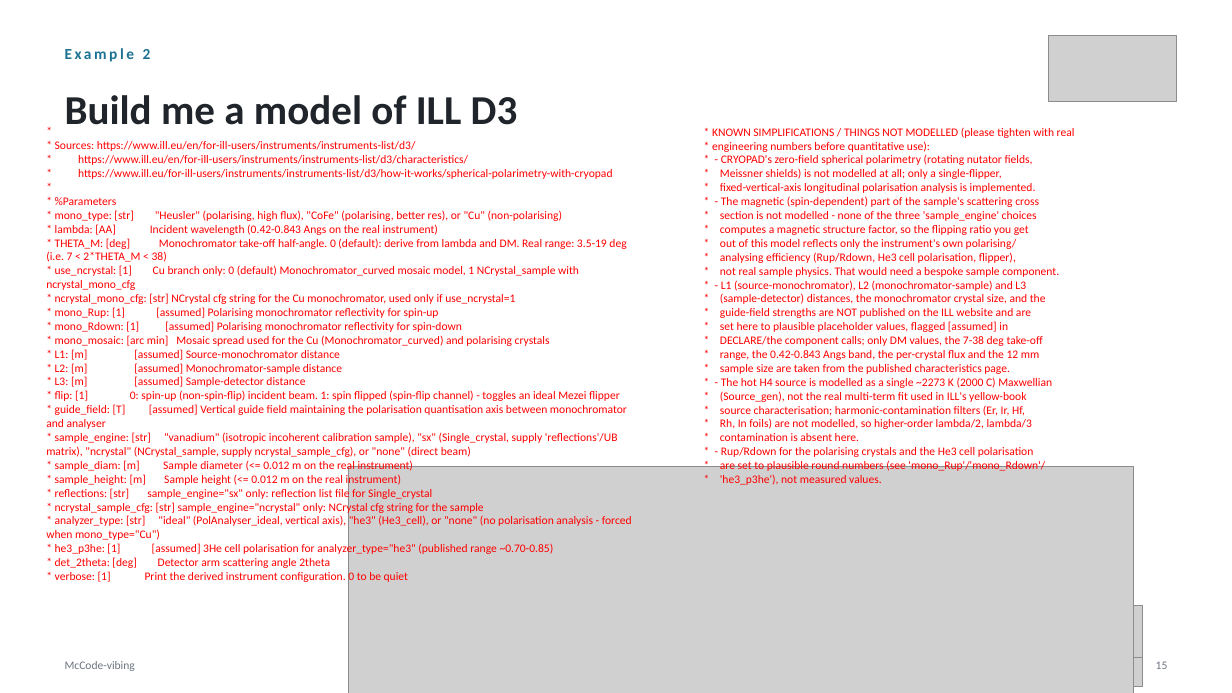
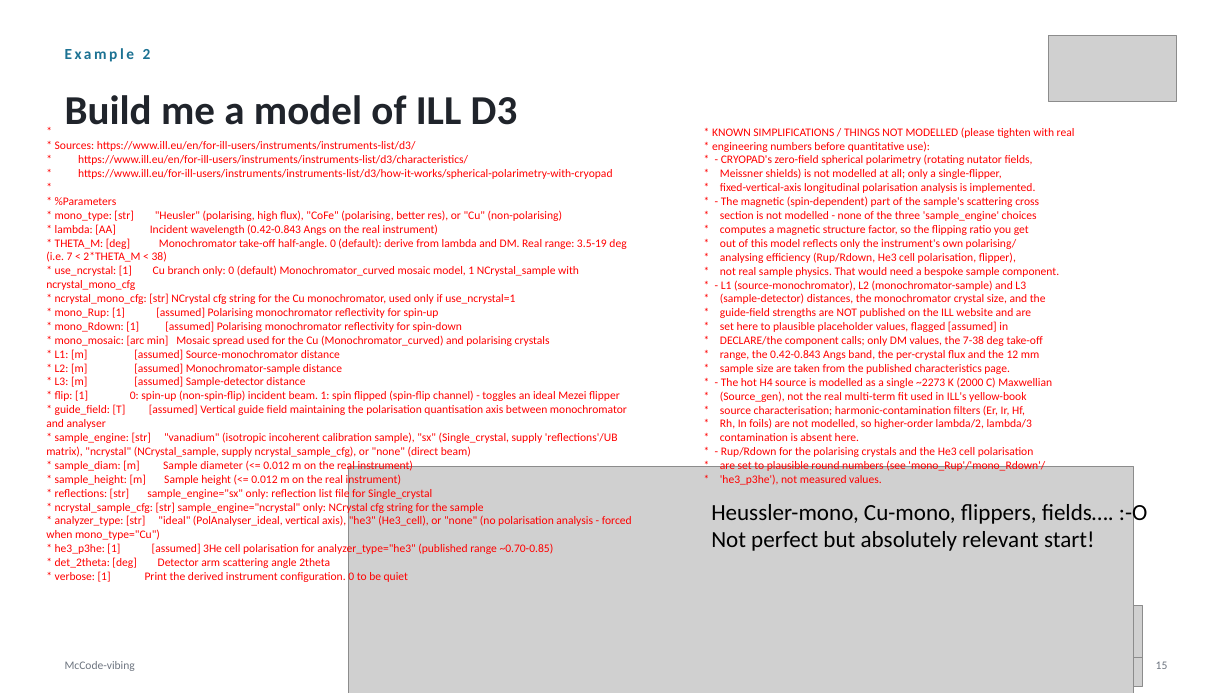
Before and after one commit to mccode-dev/PaNRAID, a slide deck: slide 10 of 21_September_Monday/02_Intro_and_General_Concepts/Vibe/Vibing.pptx. Drawn at 1232x693 pixels with LibreOffice and Linux fonts; fonts in the diff are those of the drawing; grey boxes stand for pictures. Boxes give left, top, right and bottom in pixels: in the first picture for what was removed or moved away, otherwise in the second. Text is boxed around its words. In the diff, an @@ line names an element or a change of style, - is before the commit and + after.

```diff
--- a/21_September_Monday/02_Intro_and_General_Concepts/Vibe/Vibing.pptx
+++ b/21_September_Monday/02_Intro_and_General_Concepts/Vibe/Vibing.pptx
@@ text added at (711, 500, 1148, 551), 18 pt, text #000000 @@
+Heussler-mono, Cu-mono, flippers, fields…. :-O
+Not perfect but absolutely relevant start!
```
Also in this commit, not shown: 2 other slides changed, 5 other files.
